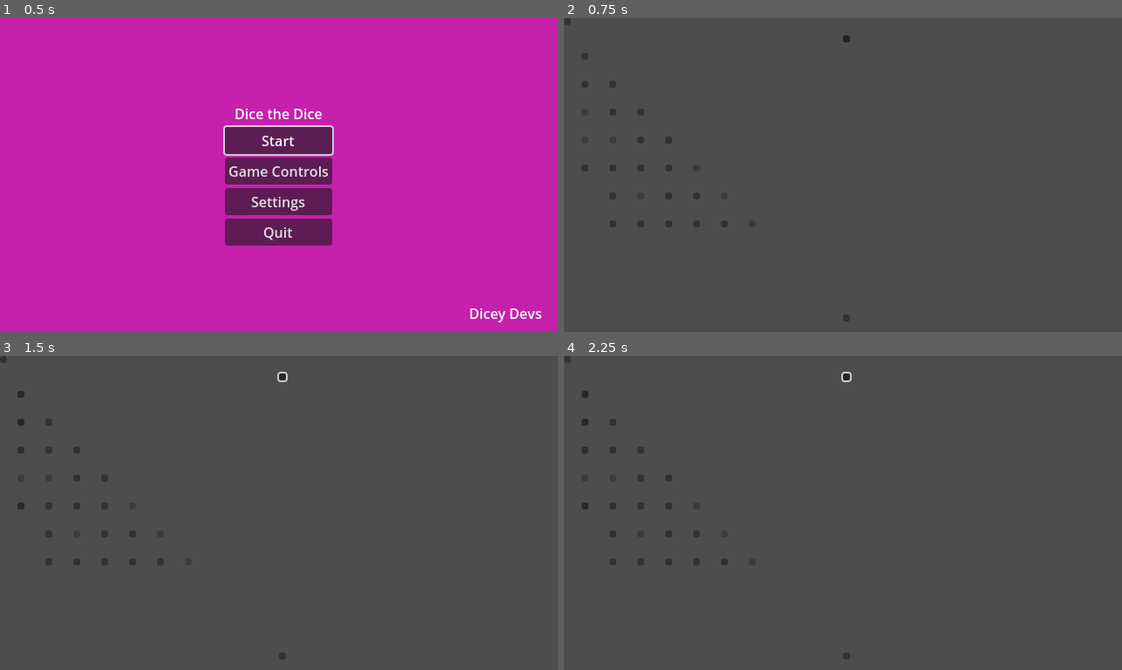
Above: before the commit, frames 1-4 (two rows, left to right).
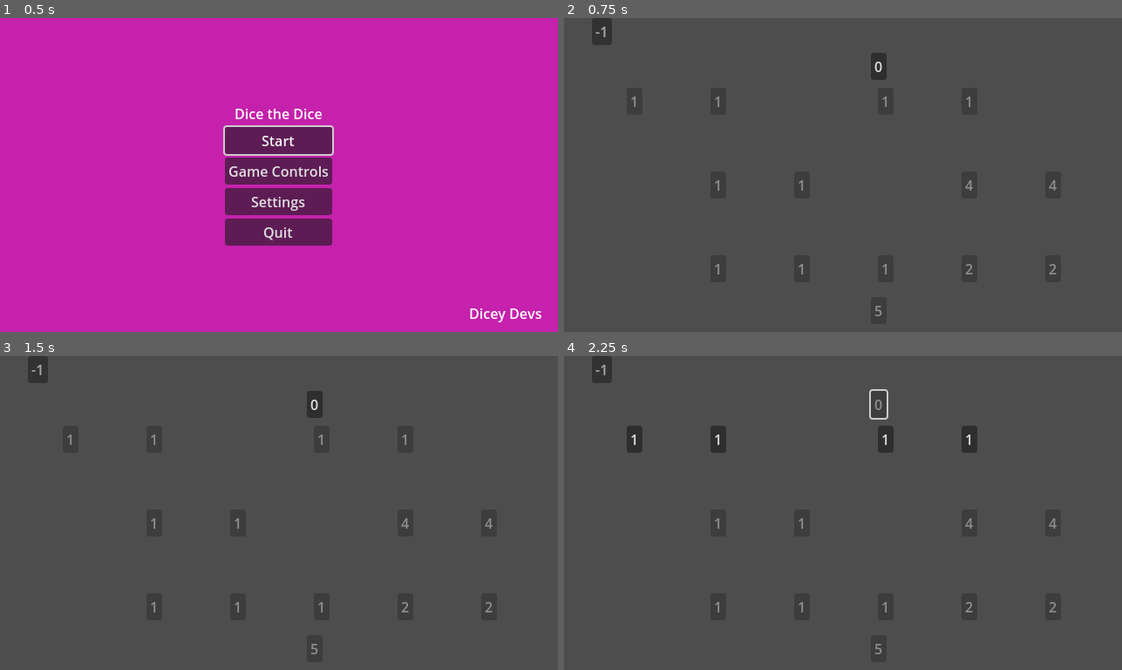
Above: after the commit, the same moments.

Repository: SadBonana/INTD450-Dice_Game
Game: Godot game, scene res://Menus/start_menu.tscn
Two runs of this game, one before a commit and one after it. Both use one fixed random seed, a clock stepped at 60 frames per second and the inputs below. The engine's default icon, where the game draws it, is replaced by a stand-in: a white triangle on a blue panel in a dark square.
Inputs (mouse positions are in pixels of both pictures, inside the frame that each line leads up to):
- Up to frame 1 (0.5 s): no input
- Up to frame 2 (0.75 s): click "Start" at 0.5 s
- Up to frame 3 (1.5 s): click (284, 377) at 1.27 s
- Up to frame 4 (2.25 s): click (876, 403) at 2 s, where only the run after the commit has a clickable "0"

Frame 1 is identical in both runs. In frame 2, 1.2% of the frame differs, in the area x 0-89%, y 0-97%; in frame 3, 1.3%; in frame 4, 2.0%.
Error before the commit: Invalid type in function 'change_scene_to_file' in base 'SceneTree'. Cannot convert argument 1 from Nil to String. (res://map/MapNode.gd:98)

Commit message:
More bugfixing

Diff:
--- a/Menus/start_menu.gd
+++ b/Menus/start_menu.gd
@@ -5,6 +5,7 @@
 
 @onready var settings_menu = %settings_menu
 @onready var start_button = %start_button
+
 
 # Called when the node enters the scene tree for the first time.
 func _ready():
@@ -14,7 +15,8 @@
 
 func _on_start_button_pressed():
 	# Change to map scene once done
-	get_tree().change_scene_to_file(map_scene_path)
+	visible = false
+	#get_tree().change_scene_to_file(map_scene_path)
 
 
 func _on_controls_button_pressed():
--- a/map/MapNode.gd
+++ b/map/MapNode.gd
@@ -11,6 +11,7 @@
 var type      = NT.ERROR   #type of this node
 var dest_path = null   #destination path to a specific scene
 var children  = []
+var siblings =  []
 var parents   = []
 var depth     = 0      #depth of this node in the tree, idk if it's necessary for each node yet
 
@@ -38,8 +39,8 @@
 		NT.START:
 			self.disabled = false #all buttons start disabled, so if it's a "start" node, enable it
 		NT.BATTLE:
-			#dest_path = "res://battle/battle.tscn" #set path to battle scene
-			pass
+			dest_path = "res://battle/battle.tscn" #set path to battle scene
+			#pass
 		NT.CAMPFIRE:
 			dest_path = "res://campfire/campfire.tscn" #set path to rest scene
 		NT.WORKSHOP:
@@ -65,10 +66,9 @@
 #add a single parent for this node
 func add_parent(parent:MapNode) -> void:
 	if parent != null:
-		for existing in parents:
-			if existing == parent:
-				return
-		self.parents.append(parent)
+		if not parents.has(parent):
+			self.parents.append(parent)
+			self.add_brothers(parent)
 
 #get the array of parents
 func get_parents() -> Array:
@@ -78,24 +78,37 @@
 #named add_son to avoid name-clashing with built-in add_child()
 func add_son(child:MapNode) -> void:
 	if child != null:
-		for existing in children:
-				if existing == child:
-					return
-
-		self.children.append(child)
-		child.add_parent(self)
+		if not children.has(child):
+			self.children.append(child)
+			child.add_parent(self)
 
 #get the array of children.
 #func is called get_sons to avoid name-clashing with built-in get_children()
 func get_sons():
 	return self.children
 
+
+func add_brothers(parent:MapNode) -> void:
+	#for parent in parents:
+	for child in parent.get_sons():
+		if  child != self and not siblings.has(child):
+			siblings.append(child)
+
+func get_brothers():
+	return self.siblings
+
 #handler for pressing the button
 func _pressed():
 	self.disabled = true
 	for child in children:
 		child.disabled = false
-	get_tree().change_scene_to_file(dest_path)
+	for sibling in siblings:
+		sibling.disabled = true
+	if type == NT.BATTLE:
+		pass
+
+func _to_string():
+	return str(name)
 
 '''
 func _draw():
--- a/map/MapTree.gd
+++ b/map/MapTree.gd
@@ -9,8 +9,8 @@
 const b_upper = 3 #upper limit on number of branches
 const num_paths = 4 #number of complete paths in the game
 
-const tile_size = 32 #32 x 32 tiles for Sean's icons
-const margin = 20    #generic margin for the side of our screen so we have space for UI
+const tile_size = 32*3 #32 x 32 tiles for Sean's icons
+const margin = 40    #generic margin for the side of our screen so we have space for UI
 
 const screen_width =  640 #640 pixels wide
 const screen_height = 360 #360 pixels tall
@@ -108,10 +108,12 @@
 
 	#for each leafnode, we connect to the boss
 	for leafnode in leafnodes:
-		add_connection(leafnode,end.position)
+		add_connection(leafnode.position,end.position)
+
+	centre_points() #centring points on the map
 
 #we use a 1D array to represent a 2D array, so we use some clever indexing
-func pos_to_index(row:int,col:int) -> int:
+func pos_to_index(col:int,row:int) -> int:
 	'''
 	This function will convert row and column positions of a point into an index
 	in the map_array, position, and map_nodes arrays.
@@ -160,7 +162,7 @@
 		for row in range(0,map_height):
 			#checking if this combination of rows and cols gives the position we want
 			if col + map_width*row == index:
-				return Vector2(row,col)
+				return Vector2(col,row)
 	#position not found, return -1,-1
 	return Vector2(-1,-1)
 
@@ -177,10 +179,10 @@
 	for col in range(0,map_width):
 		for row in range(0,map_height):
 			#getting the index so we can properly update map_array
-			var index = pos_to_index(row,col)
+			var index = pos_to_index(col,row)
 
 			#initialize position at that index
-			map_array[index] = Vector2(row * tile_size + margin, col * tile_size + 2*margin)
+			map_array[index] = Vector2(col * tile_size + margin, row * tile_size + 2*margin)
 
 func select_starts() -> Array:
 	'''
@@ -350,7 +352,7 @@
 
 	#initialize the min and max widths/heights for the grid
 	#index 0 is the min, index 1 is the max
-	var grid_width = [ 0 + margin ,map_width * tile_size * 3]
+	var grid_width = [ 0 + margin ,map_width * tile_size]
 	var grid_height = [0 + margin, map_height * tile_size]
 
 	#if (p1.x > 0 + margin and p1.x < screen_width - margin and
@@ -437,6 +439,8 @@
 	#var offset_dest = (dest_pos.x - margin) / tile_size
 
 	#for each existing connection in connections
+
+
 	for connection in connections:
 		#we use greater than or equal to account for connected nodes below ours
 		if connection[1].y == dest_pos.y and connection[1].x == dest_pos.x - tile_size:
@@ -455,6 +459,7 @@
 	for index in range(positions.size()):
 		if positions[index] == 1:
 			var node = MapNode.new()
+			node.name = "node: " + str(index)
 			map_nodes[index] = node
 
 func add_nodes() -> void:
@@ -505,3 +510,22 @@
 	prev.add_son(node)
 	num_nodes += 1
 	return node
+
+func centre_points() -> void:
+	'''
+	This function is designed to centre the grid properly on the screen.
+	Parameters:
+		None
+	Returns:
+		None
+	'''
+	var grid_width = map_width * tile_size
+	var mid = screen_width / 2
+	var offset = mid - (grid_width / 2)
+	#var grid_height = [0 + margin, map_height * tile_size]
+	for index in range(map_array.size()):
+		map_array[index].x = map_array[index].x + offset
+
+		var node = map_nodes[index]
+		if node != null:
+			node.position.x = node.position.x + offset
--- a/map/map.gd
+++ b/map/map.gd
@@ -1,4 +1,6 @@
 extends Node
+
+const NT = NodeType.NodeType
 
 var map
 const margin = 5
@@ -6,15 +8,16 @@
 
 func _init():
 	map = MapTree.new()
-
+	#print(map.map_nodes[0].type)
 	for node in map.map_nodes:
-		if node != null:
-			print("Node:",node)
-			print("pos:",node.position)
-			print("parents:",node.get_parents())
-			print("children:",node.get_sons())
-			print("type:",node.type)
-			print("depth:",node.depth)
+		if node != null: #and node.type != NT.ERROR:
+			#print("Node:",node)
+			#print("pos:",node.position)
+			#print("parents:",node.get_parents())
+			#print("children:",node.get_sons())
+			#print("type:",node.type)
+			#print("depth:",node.depth)
+			node.text = str(node.type)
 			add_child(node)
 	'''
 	var i = 0
@@ -26,7 +29,7 @@
 		add_child(node)
 		i += 1
 	'''
-
+'''
 func _draw():
 
 	#for position in map.positions:
@@ -36,7 +39,7 @@
 			node.draw_circle(Vector2.ZERO, 4, Color.WHITE_SMOKE)
 		#print(point.position)
 
-	'''
+
 	for connection in map.connections:
 		connection[0].draw_circle(Vector2.ZERO, 4, Color.WHITE_SMOKE)
 		var line = connection[1].position - connection[0].position
--- a/modules/effects/effect_base.gd
+++ /dev/null
@@ -1,13 +0,0 @@
-extends Resource
-## The base class for all effect classes
-##
-## All effect classes must inherit this one
-class_name BaseEffect
-
-## All possible effects
-enum EffectType {
-	NONE,
-}
-
-## The effect's inherent value
-var value : int
Not shown, added: map/map447A.tmp
